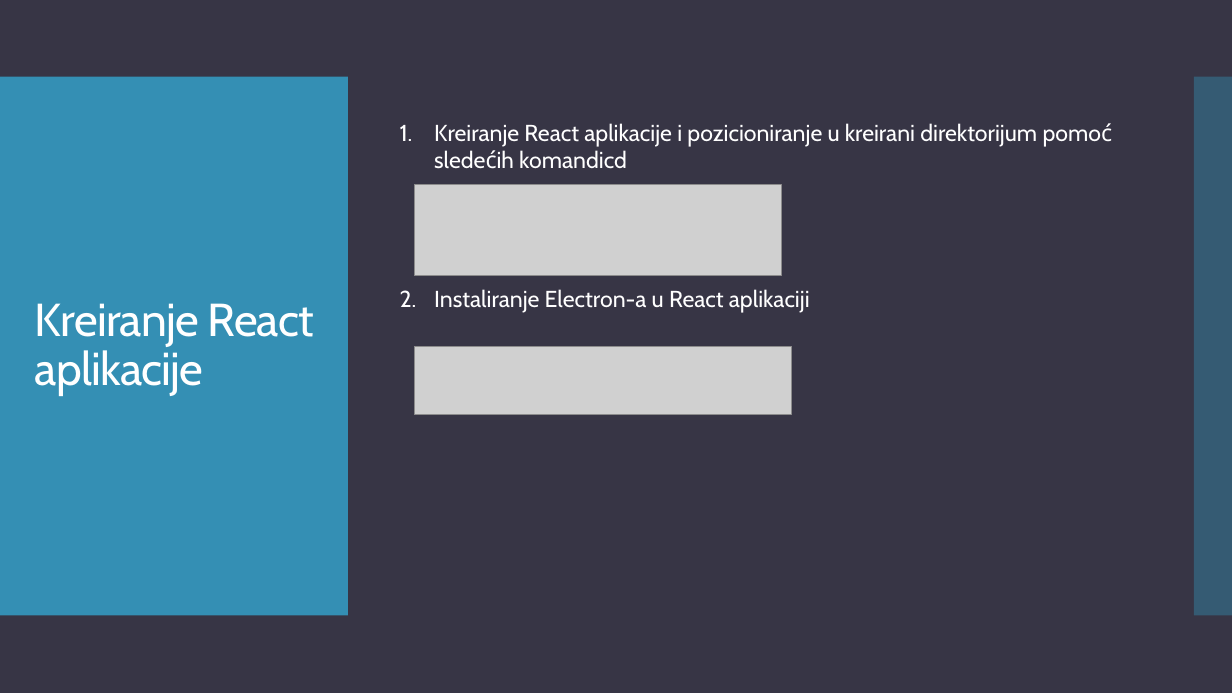
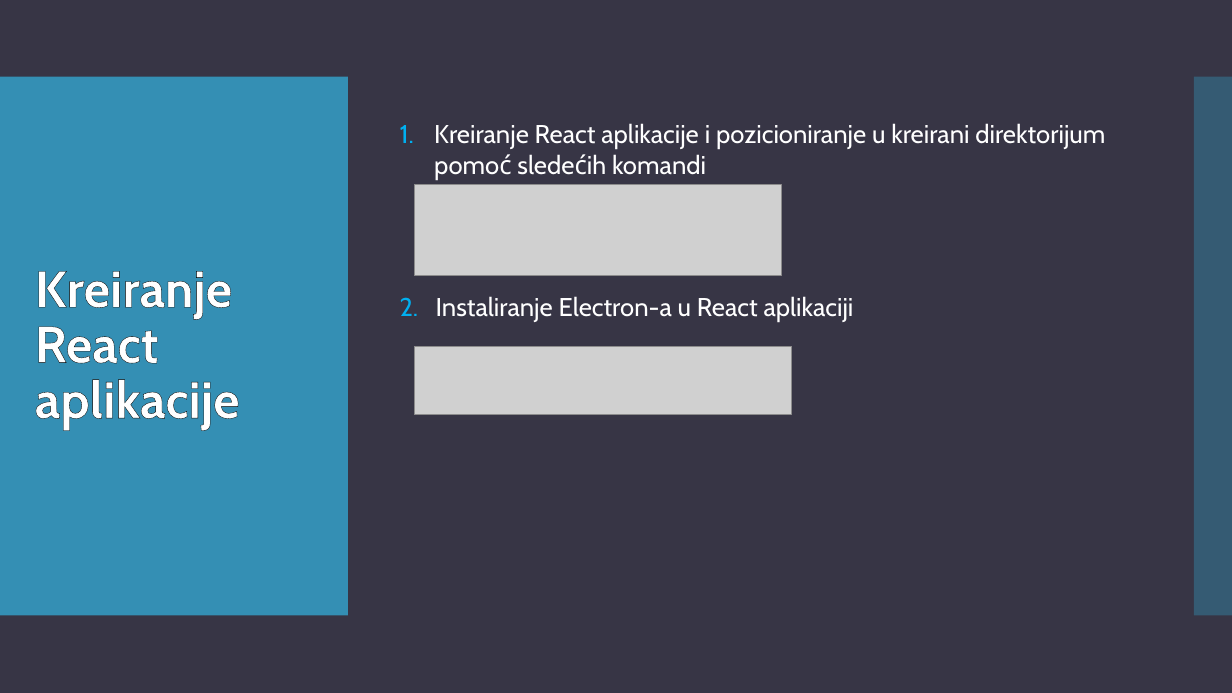
Before and after one commit to teodora18040cvetkovic/electron_react, a slide deck: slide 14 of Electron.pptx. Drawn at 1232x693 pixels with LibreOffice and Linux fonts; fonts in the diff are those of the drawing; grey boxes stand for pictures. Boxes give left, top, right and bottom in pixels: in the first picture for what was removed or moved away, otherwise in the second. Text is boxed around its words. In the diff, an @@ line names an element or a change of style, - is before the commit and + after.

```diff
--- a/Electron.pptx
+++ b/Electron.pptx
@@ title "Kreiranje React aplikacije" at [35,271,240,429]: size 36 to 40 pt, letter spacing -0.6 to 0 pt, letter outline none to #000000 0.75 pt, bold on @@
@@ text at [400,123,1105,322]: text changed; size 18 to 20 pt @@
-1. Kreiranje React aplikacije i pozicioniranje u kreirani direktorijum pomoć sledećih komandicd
-2. Instaliranje Electron-a u React aplikaciji
+1. Kreiranje React aplikacije i pozicioniranje u kreirani direktorijum pomoć sledećih komandi
+2. Instaliranje Electron-a u React aplikaciji
```
Also in this commit, not shown: 21 other slides changed.
